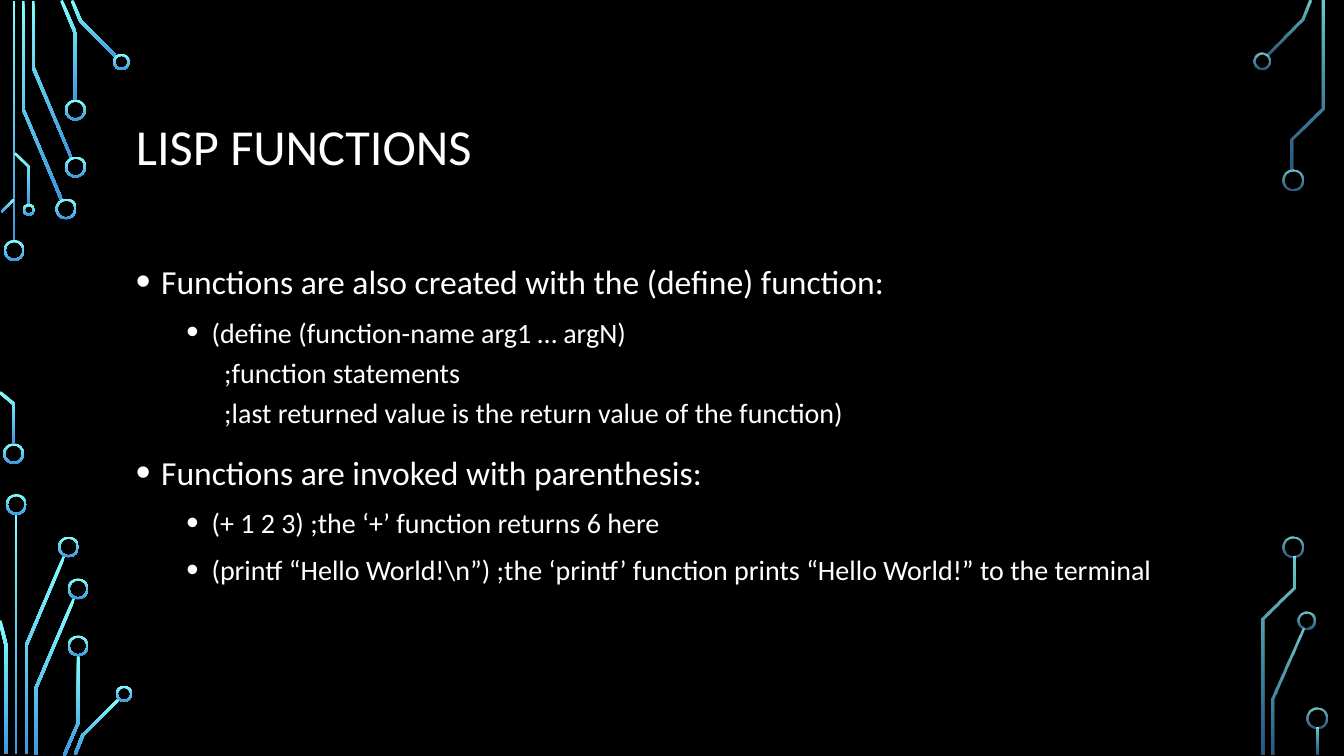
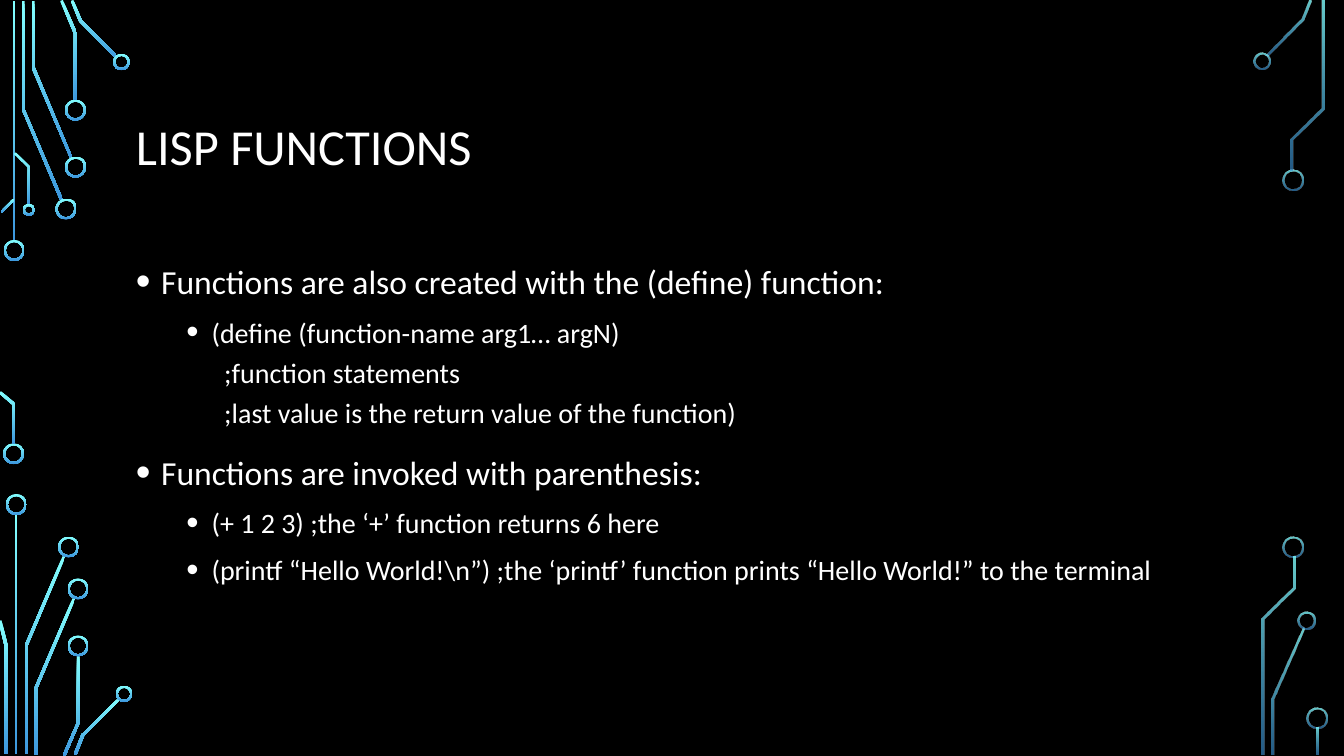
Before and after one commit to durandaltheta/3, a slide deck: slide 10 of DFC3.pptx. Drawn at 1344x756 pixels with LibreOffice and Linux fonts; fonts in the diff are those of the drawing; background and template pictures are left out. Boxes give left, top, right and bottom in pixels: in the first picture for what was removed or moved away, otherwise in the second. Text is boxed around its words. In the diff, an @@ line names an element or a change of style, - is before the commit and + after.

```diff
--- a/DFC3.pptx
+++ b/DFC3.pptx
@@ text at bbox=[212, 322, 735, 427]: text changed @@
-  • (define (function-name arg1 … argN)
-    ;function statements
-    ;last returned value is the return value of the function)
+  • (define (function-name arg1… argN)
+    ;function statements
+    ;last value is the return value of the function)
```
Also in this commit, not shown: 8 other slides changed, 2 slides added, 1 slide removed, 3 other files.
